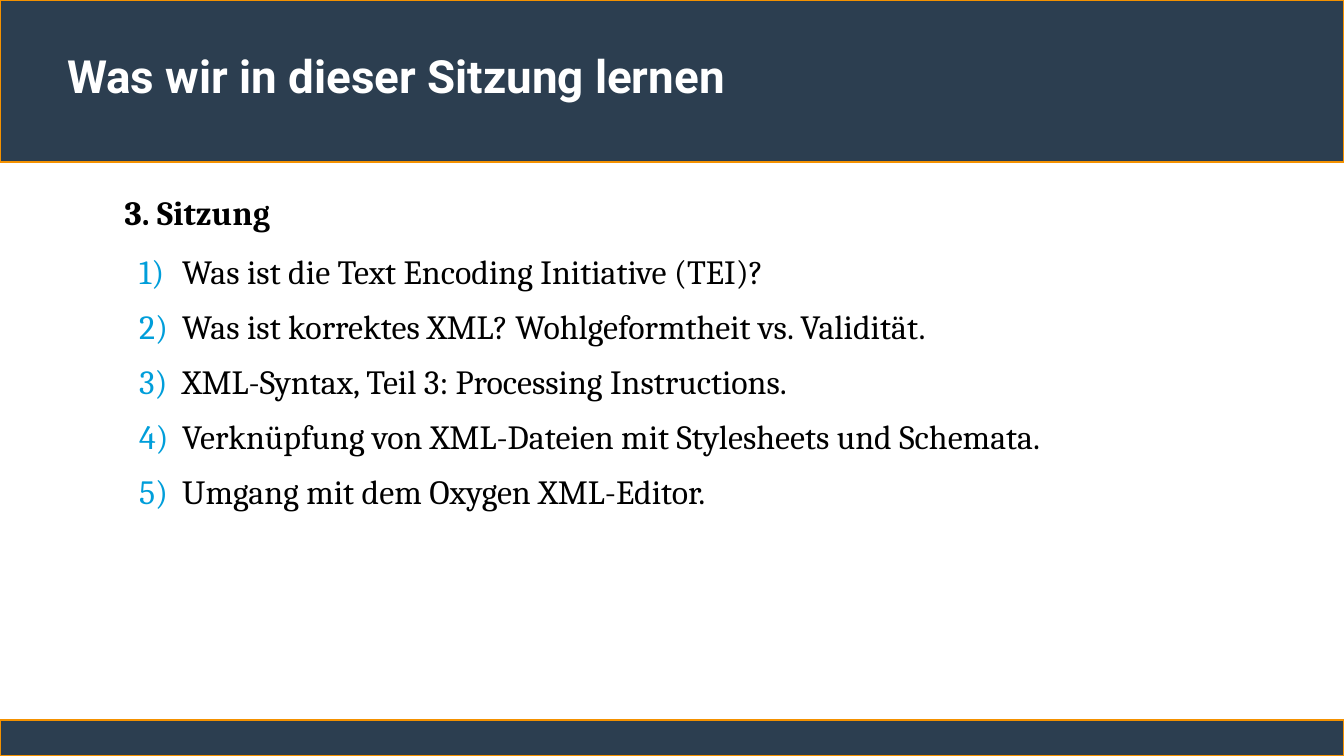
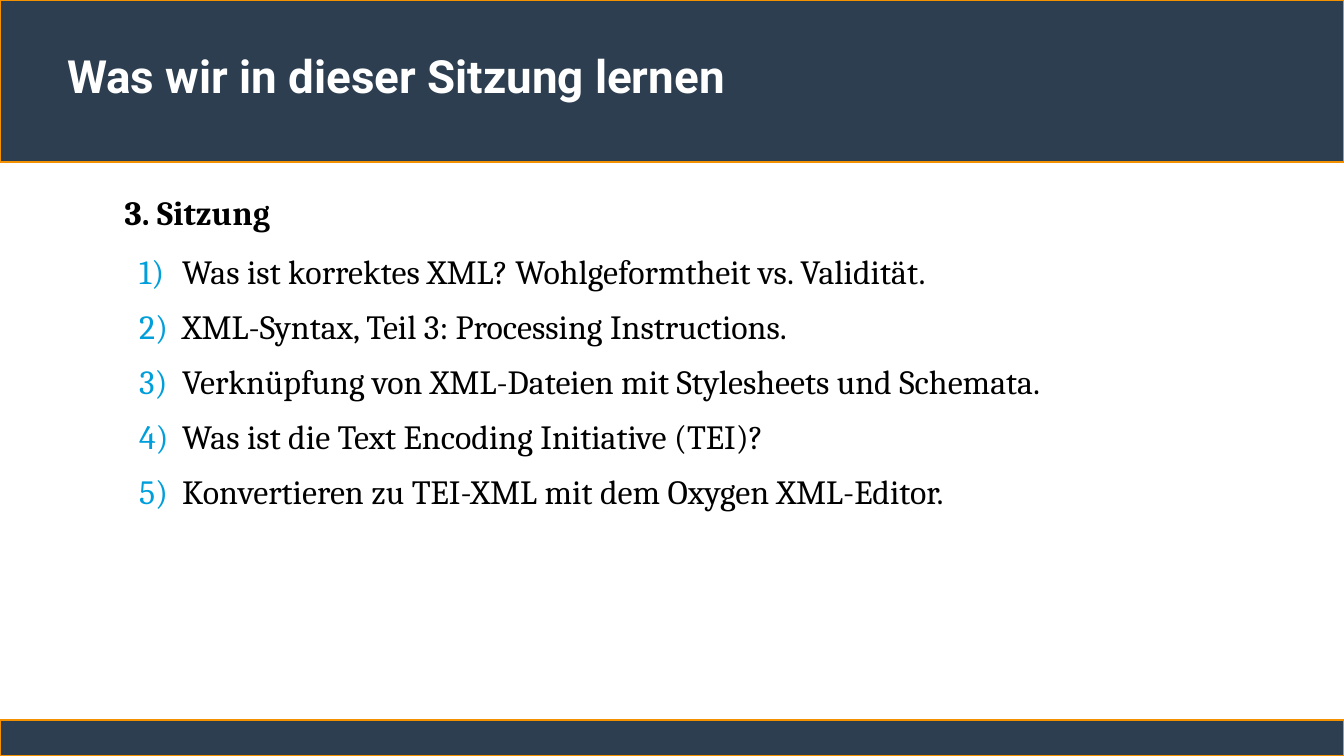
Before and after one commit to ChristianSonderUniSG/xml-kurs, a slide deck: slide 3 of sitzung_3/sitzung_3.odp. Drawn at 1344x756 pixels with LibreOffice and Linux fonts; fonts in the diff are those of the drawing. Boxes give left, top, right and bottom in pixels: in the first picture for what was removed or moved away, otherwise in the second. Text is boxed around its words. In the diff, an @@ line names an element or a change of style, - is before the commit and + after.

```diff
--- a/sitzung_3/sitzung_3.odp
+++ b/sitzung_3/sitzung_3.odp
@@ text at (x1=182, y1=260, x2=763, y2=292): paragraph removed @@
-  1) Was ist die Text Encoding Initiative (TEI)?
@@ text at (x1=182, y1=425, x2=944, y2=512): text changed @@
-  5) Umgang mit dem Oxygen XML-Editor.
+  4) Was ist die Text Encoding Initiative (TEI)?
+  5) Konvertieren zu TEI-XML mit dem Oxygen XML-Editor.
```
Also in this commit, not shown: 2 other slides changed, 3 slides added, 1 other file.
